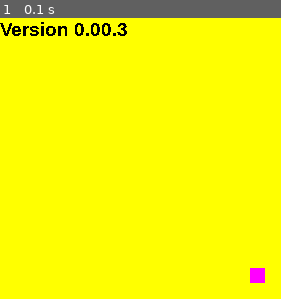
Above: before the commit, frame 1.
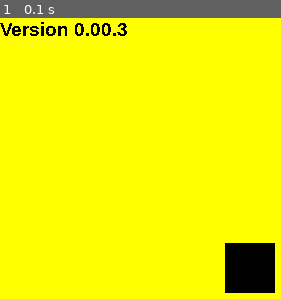
Above: after the commit, the same moment.

Repository: johrad/myfirstgame_pygame
Game: pygame game, started from rect2OOP.py
Same seed, same stepped clock (60 frames per second), same inputs: the game is played once before the commit and once after it.
Inputs:
- Up to frame 1 (0.1 s): no input

The runs differ from the first frame. In frame 1, 3.2% of the frame differs, in the area x 80-98%, y 80-98%.

Commit message:
yes haha

Diff:
--- a/rect2OOP.py
+++ b/rect2OOP.py
@@ -2,7 +2,7 @@
 version = "0.00.3"
 pygame.init()
 pygame.font.init()
-pygame.mixer.init()
+pygame.mixer.init(44100, 16, 2, 4096)
 clock = pygame.time.Clock()
 
 
@@ -23,9 +23,11 @@
         fill_color = (255, 255, 0)
         self.my_font = pygame.font.SysFont('Arial Black', 17)
 
-    def draw_window(self):
+    def window_init(self):
         global display
         display = pygame.display.set_mode((width, height))
+
+    def draw_window(self):
         display.fill(fill_color)
         pygame.display.flip()
 
@@ -37,32 +39,26 @@
         pygame.display.flip()
 
 
-class Player():
+class Player(pygame.sprite.Sprite):
     def __init__(self):
-        global jumping
-        self.x_pos = 250
-        self.y_pos = 250
-        self.npc_color = (255, 0, 255)
-        self.npc_width = 15
-        self.npc_height = 15
-        self.npc_vel = 5
-        self.jumping_height = 10
-        self.jumping = False
-        self.standing = True
+        pygame.sprite.Sprite.__init__(self)
+        self.image = pygame.Surface((50, 50))
+        self.image.fill((0, 0, 0))
+        self.rect = self.image.get_rect()
+        self.rect.center = (width / 2, height / 2)
 
-    def movement(self):
+    def draw(self):
         pass
+        # def movement(self):
+        #     pass
 
-    def npc_draw(self):
-        pygame.draw.rect(display, self.npc_color, (self.x_pos,
-                                                   self.y_pos, self.npc_width,
-                                                   self.npc_height))
-        pygame.display.flip()
+        #     pygame.display.flip()
 
 
 def mixer_start(vol):
     mixer_volume = vol
     global jumping_sound_1
+
     jumping_sound_1 = pygame.mixer.Sound('jump.ogg')
     pygame.mixer.music.load('Backround_intense.ogg')
     pygame.mixer.music.set_volume(mixer_volume)
@@ -71,60 +67,34 @@
 
 
 game_window = Drawdisplay()
-man = Player()
+player = Player()
 
-mixer_start(0.35)
+# mixer_start(0.35)
 
+all_sprites = pygame.sprite.Group(player)
+game_window.window_init()
 game_window.draw_window()
 game_window.draw_text()
-man.npc_draw()
+
 running = True
 while running:
-    clock.tick(60)
+    clock.tick(30)
     key = pygame.key.get_pressed()
     for event in pygame.event.get():
         if event.type == pygame.QUIT:
             running = False
 
-    if key[pygame.K_SPACE]:
-        man.jumping = True
-
-        if man.jumping_height == 10:
-            jumping_sound_1.play()
-    if not(man.jumping):
-        if (key[pygame.K_w] or key[pygame.K_UP]) and (man.y_pos > man.npc_vel):
-            man.y_pos -= man.npc_vel
-        if (key[pygame.K_s] or key[pygame.K_DOWN]) and (man.y_pos <
-                                                        (height - man.npc_height - man.npc_vel)):
-            man.y_pos += man.npc_vel
-    else:
-        if man.jumping_height >= -10:
-            magic_jump_num = 1
-
-            if man.jumping_height < 0:
-                magic_jump_num = -1
-
-            man.y_pos -= (man.jumping_height ** 2) * 0.2 * magic_jump_num
-            man.jumping_height -= 1
-            # "magic_jump_num" turns the character around when jumping
-        else:
-            man.jumping = False
-            man.jumping_height = 10
-
-    if (key[pygame.K_d] or key[pygame.K_RIGHT]) and (man.x_pos <
-                                                     (width - man.npc_vel - man.npc_vel)):
-        man.x_pos += man.npc_vel
-
-    if (key[pygame.K_a] or key[pygame.K_LEFT]) and (man.x_pos > man.npc_vel):
-        man.x_pos -= man.npc_vel
-
-    if key[pygame.K_ESCAPE] or (key[pygame.K_e] and (key[pygame.K_LCTRL] or key[pygame.K_RSHIFT])):
+    if key[pygame.K_ESCAPE]:
         running = False
 
-    game_window.draw_window()
-    man.npc_draw()
+    # Update
+    all_sprites.update()
+
+    # Drawing stuff
+    game_window.draw_window
+    all_sprites.draw(display)
     game_window.draw_text()
 
 
 pygame.quit()
-print("Thank you for playing!")
+print("Thank you for playing!\n(C) Johan-Petter R. Dragic")
